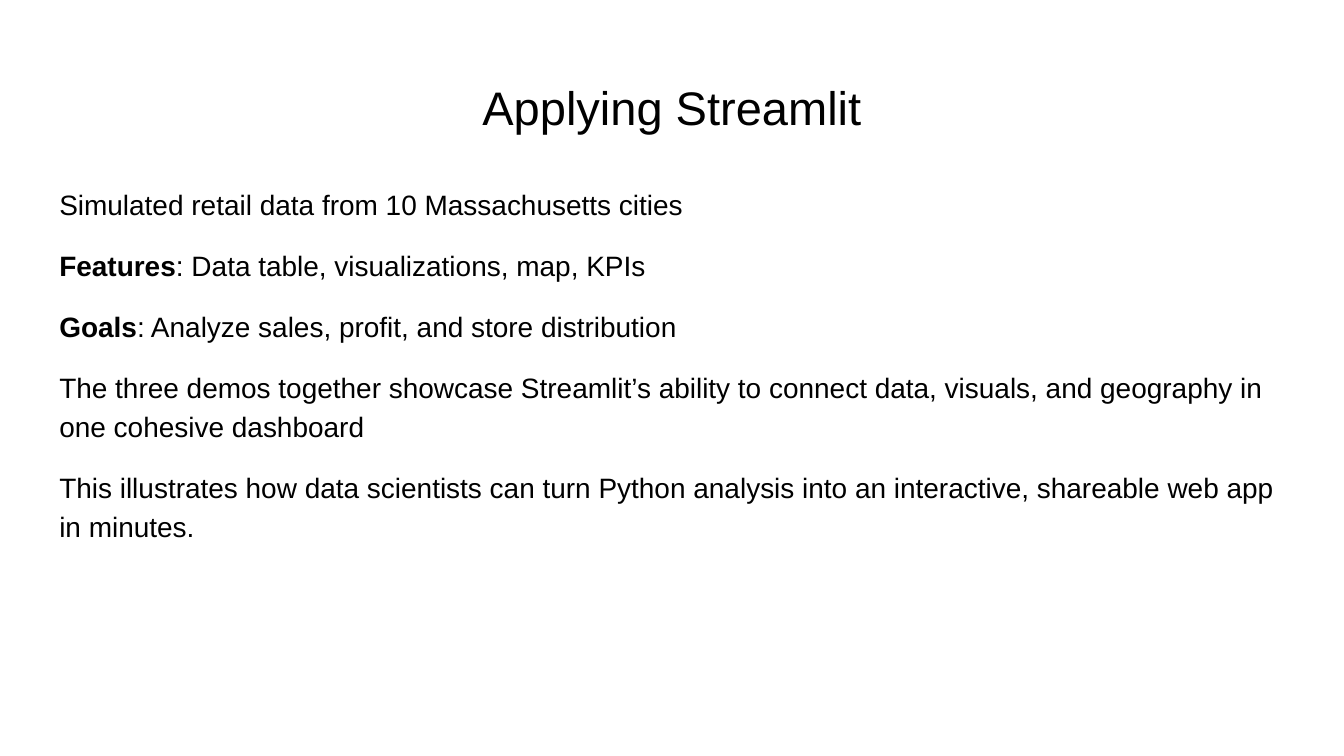
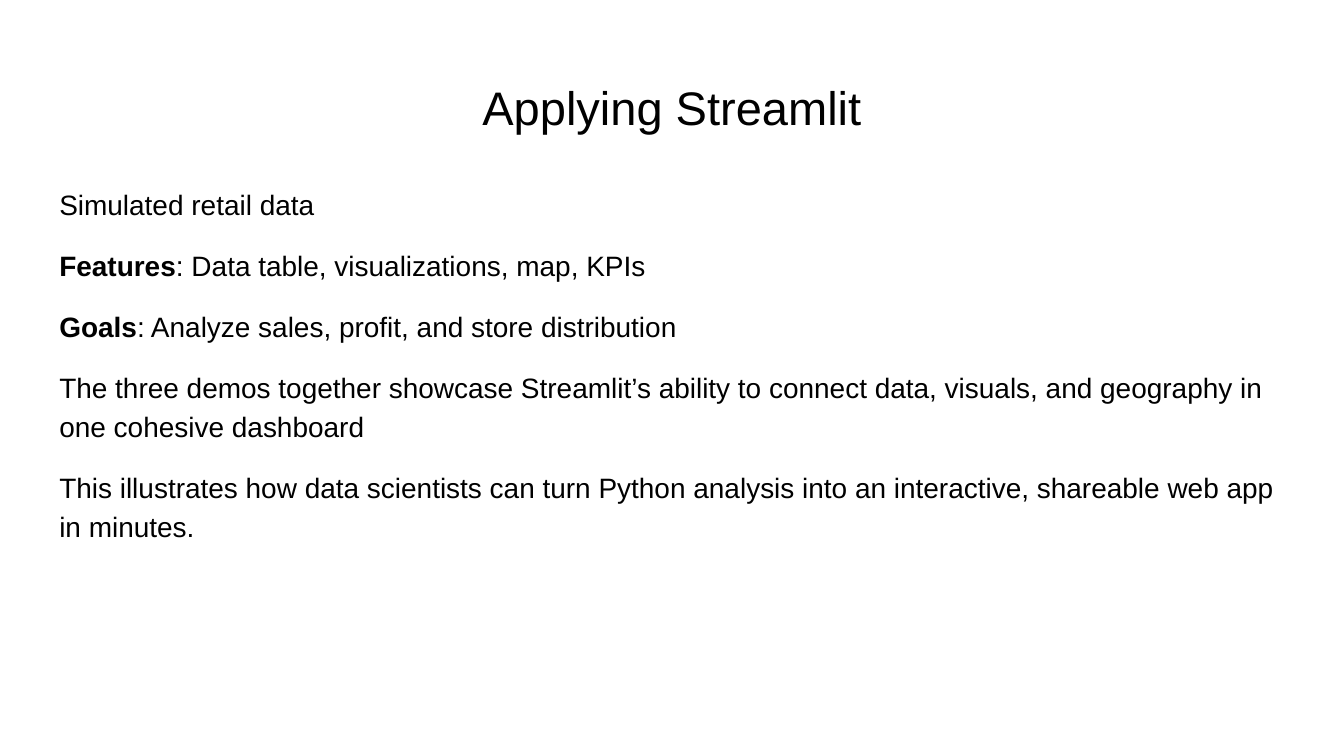
Before and after one commit to yshaheen1/Midterm-Streamlit-, a slide deck: slide 6 of Streamlit.pptx. Drawn at 1344x756 pixels with LibreOffice and Linux fonts; fonts in the diff are those of the drawing. Boxes give left, top, right and bottom in pixels: in the first picture for what was removed or moved away, otherwise in the second. Text is boxed around its words. In the diff, an @@ line names an element or a change of style, - is before the commit and + after.

```diff
--- a/Streamlit.pptx
+++ b/Streamlit.pptx
@@ text at <box>59,194,314,216</box>: text changed @@
-Simulated retail data from 10 Massachusetts cities
+Simulated retail data
```
Also in this commit, not shown: 2 other slides changed, 2 slides added, 1 slide removed.
